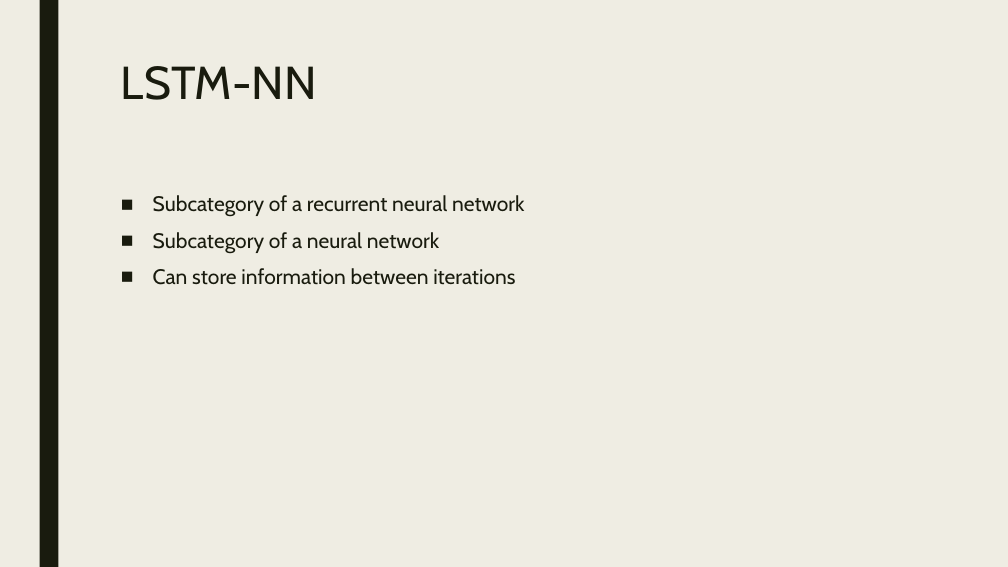
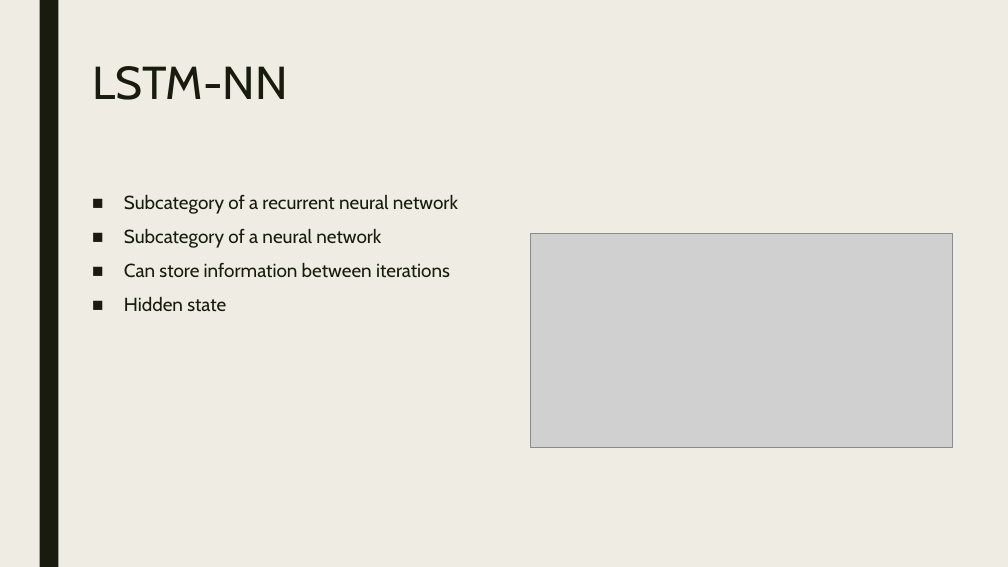
Before and after one commit to mathh17/Speciale, a slide deck: slide 10 of Exploring climate data’s relevance to predict energy consumption.pptx. Drawn at 1008x567 pixels with LibreOffice and Linux fonts; fonts in the diff are those of the drawing; grey boxes stand for pictures. Boxes give left, top, right and bottom in pixels: in the first picture for what was removed or moved away, otherwise in the second. Text is boxed around its words. In the diff, an @@ line names an element or a change of style, - is before the commit and + after.

```diff
--- a/Exploring climate data’s relevance to predict energy consumption.pptx
+++ b/Exploring climate data’s relevance to predict energy consumption.pptx
@@ title "LSTM-NN": place and size @@
-title "LSTM-NN" at [121,66,317,100]
+title "LSTM-NN" at [92,66,288,100]
@@ text "Subcategory of a recurrent neural ...": place and size @@
-text "Subcategory of a recurrent neural ..." at [153,195,524,285]
+text "Subcategory of a recurrent neural ..." at [124,195,458,311]
@@ text at [124,195,458,278]: size 20 to 18 pt @@
@@ picture added at [530,234,952,448] @@
@@ text at [124,297,226,311]: paragraph added @@
+■ Hidden state
```
Also in this commit, not shown: 6 other slides changed, 1 slide removed, 2 other files.
